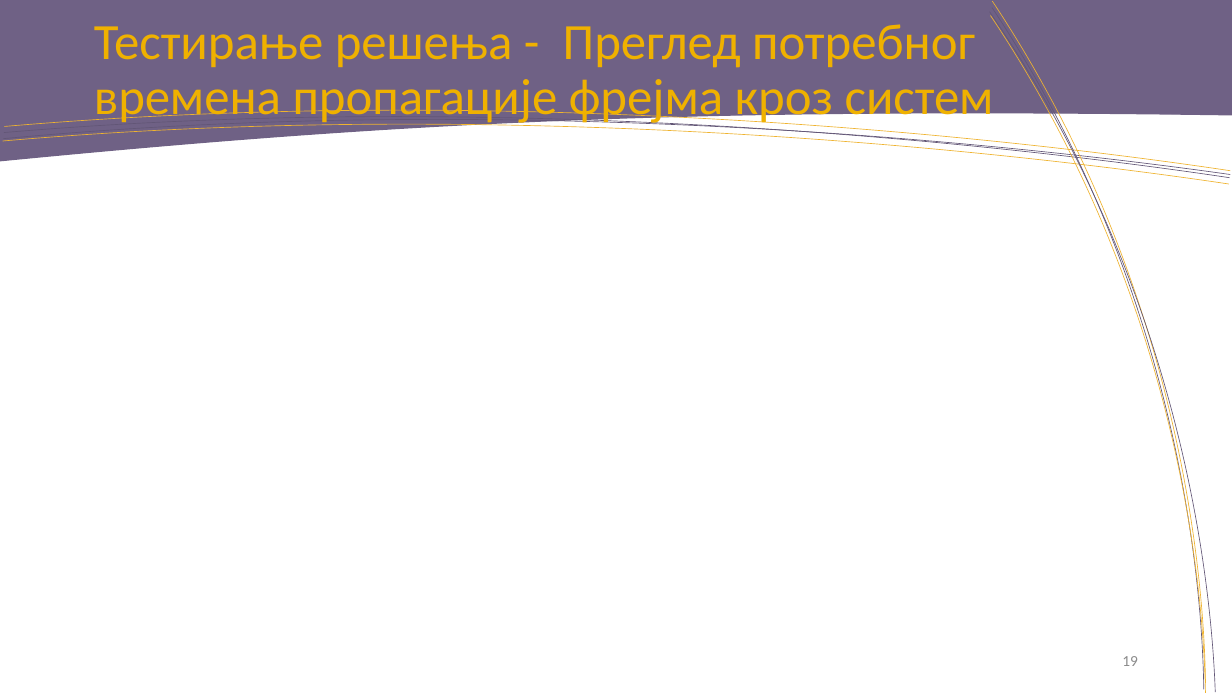
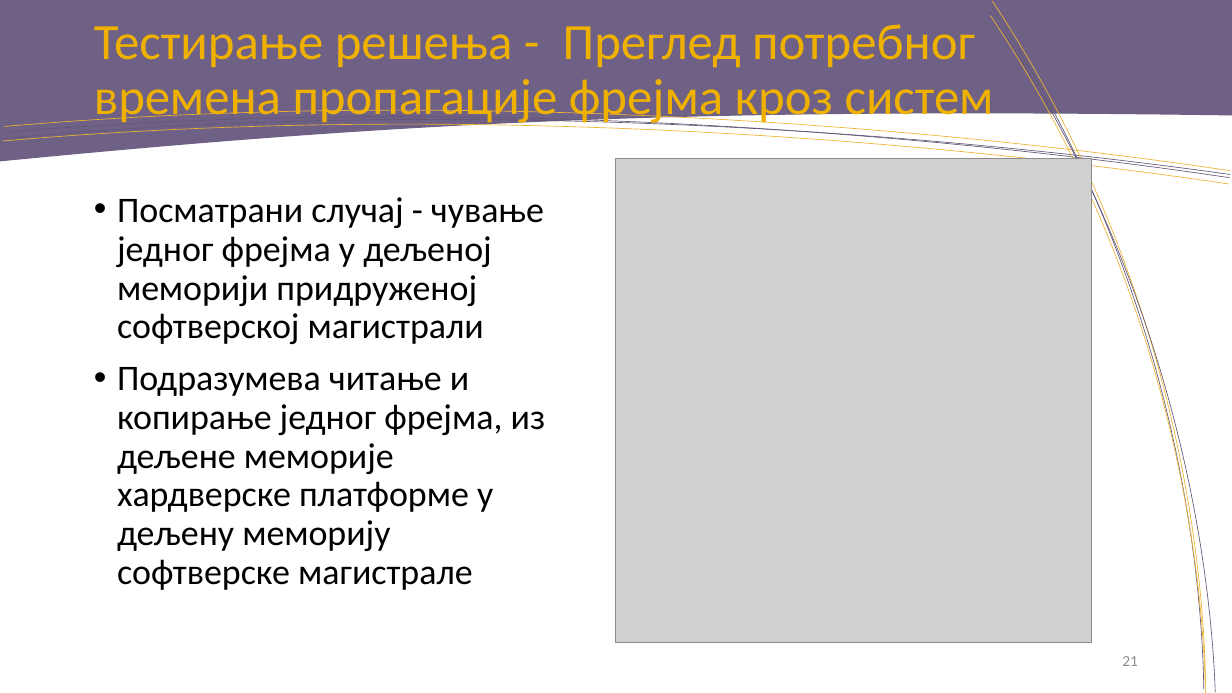
Before and after one commit to rondor1/msc, a slide deck: slide 21 of msc-e28-2018-pres.pptx (slide 19 before the commit). Drawn at 1232x693 pixels with LibreOffice and Linux fonts; fonts in the diff are those of the drawing; grey boxes stand for pictures; background and template pictures are left out. Boxes give left, top, right and bottom in pixels: in the first picture for what was removed or moved away, otherwise in the second. Text is boxed around its words. In the diff, an @@ line names an element or a change of style, - is before the commit and + after.

```diff
--- a/msc-e28-2018-pres.pptx
+++ b/msc-e28-2018-pres.pptx
@@ picture added at [616,159,1092,642] @@
@@ text added at [117,197,546,590], 28 pt, text #000000 @@
+• Посматрани случај - чување једног фрејма у дељеној меморији придруженој софтверској магистрали
+• Подразумева читање и копирање једног фрејма, из дељене меморије хардверске платформе у дељену меморију софтверске магистрале
@@ page number at [1122,656,1138,666]: text changed @@
-19
+21
```
Also in this commit, not shown: 10 other slides changed, 9 slides added, 3 slides removed.
